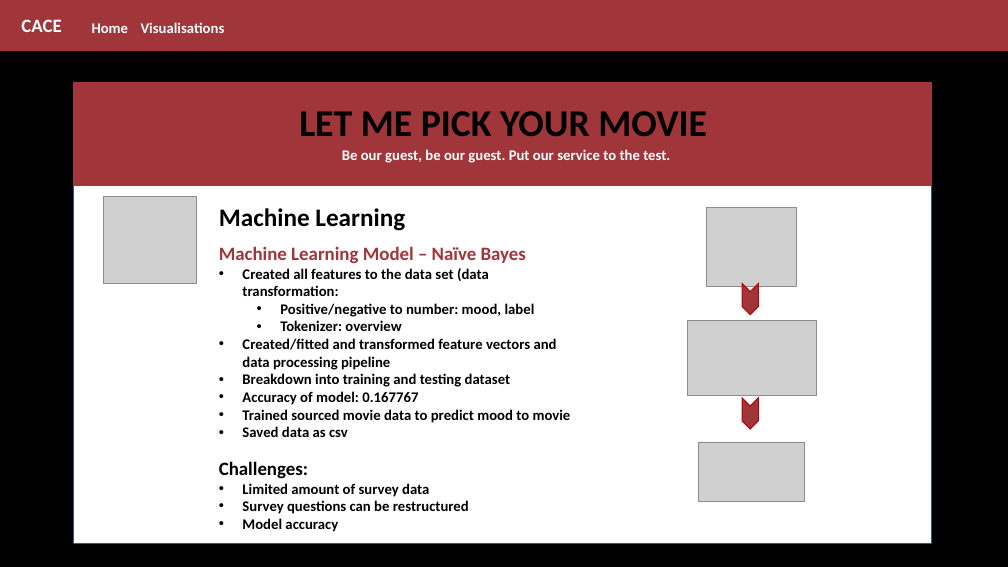
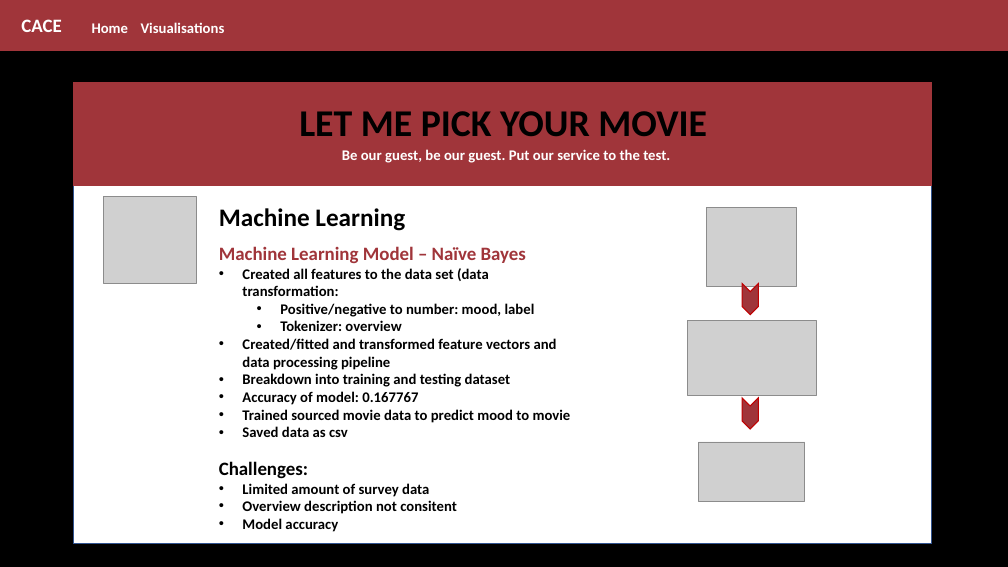
Before and after one commit to CarmenK2/Movie_Pick, a slide deck: slide 7 of Presentation/MoviePick.pptx. Drawn at 1008x567 pixels with LibreOffice and Linux fonts; fonts in the diff are those of the drawing; grey boxes stand for pictures. Boxes give left, top, right and bottom in pixels: in the first picture for what was removed or moved away, otherwise in the second. Text is boxed around its words. In the diff, an @@ line names an element or a change of style, - is before the commit and + after.

```diff
--- a/Presentation/MoviePick.pptx
+++ b/Presentation/MoviePick.pptx
@@ text at bbox=[242, 500, 457, 514]: text changed @@
-• Survey questions can be restructured
+• Overview description not consitent
```
Also in this commit, not shown: 2 other slides changed, 4 other files.
